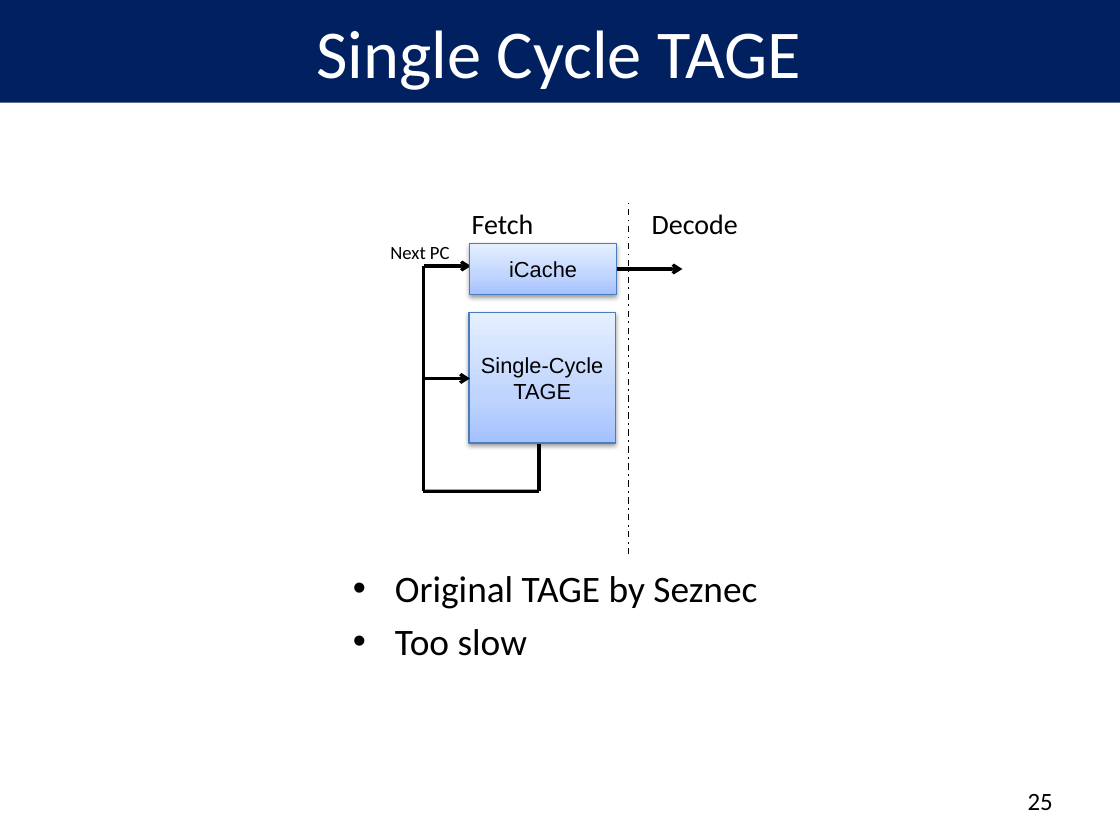
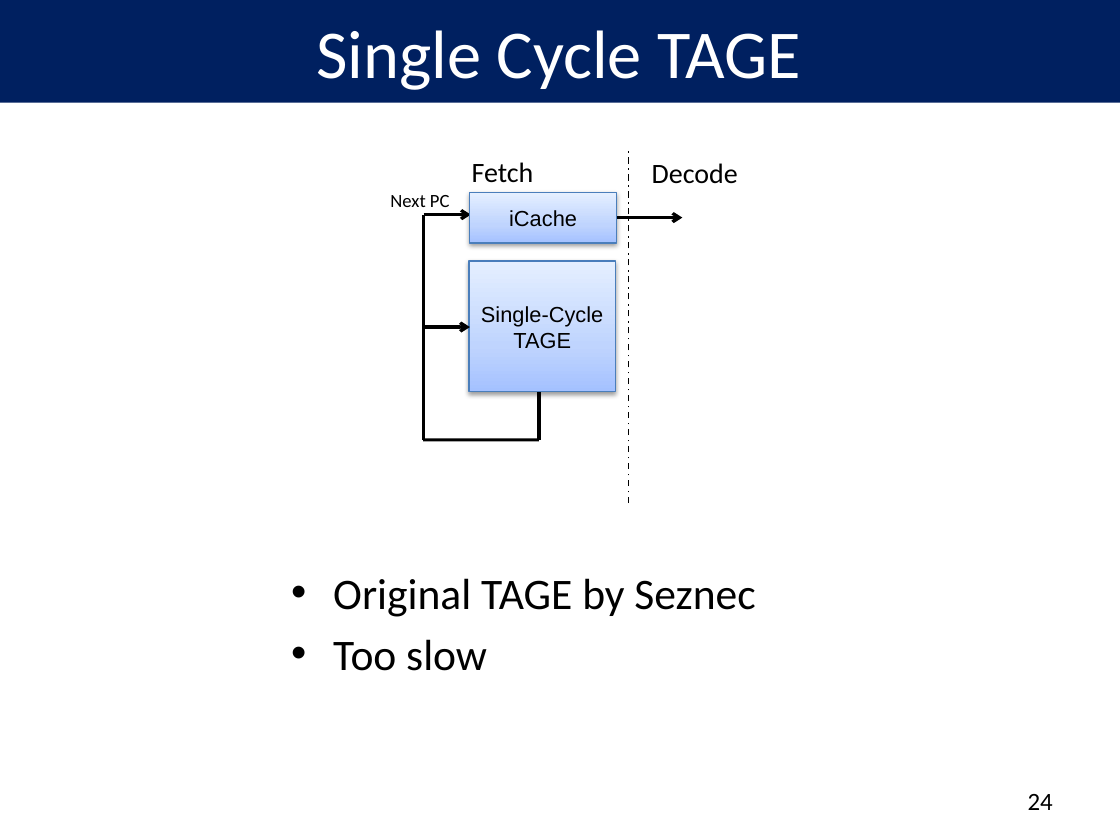
Before and after one commit to peterwudi/di-thesis, a slide deck: slide 25 of presentation/defense.pptx (slide 26 before the commit). Drawn at 1120x840 pixels with LibreOffice and Linux fonts; fonts in the diff are those of the drawing. Boxes give left, top, right and bottom in pixels: in the first picture for what was removed or moved away, otherwise in the second. Text is boxed around its words. In the diff, an @@ line names an element or a change of style, - is before the commit and + after.

```diff
--- a/presentation/defense.pptx
+++ b/presentation/defense.pptx
@@ 4 lines, 3 texts, 3 arrows, 2 rectangles: place and size @@
-4 lines, 3 texts, 3 arrows, 2 rectangles at bbox=[390, 200, 738, 554]
+4 lines, 3 texts, 3 arrows, 2 rectangles at bbox=[390, 150, 738, 503]
@@ text "Original TAGE by Seznec": place and size @@
-text "Original TAGE by Seznec" at bbox=[395, 576, 757, 656]
+text "Original TAGE by Seznec" at bbox=[333, 578, 755, 671]
@@ text "Original TAGE by Seznec" at bbox=[333, 578, 755, 671]: size 24 to 28 pt @@
@@ page number at bbox=[1028, 794, 1053, 810]: text changed @@
-25
+24
```
Also in this commit, not shown: 17 other slides changed, 1 slide removed.
